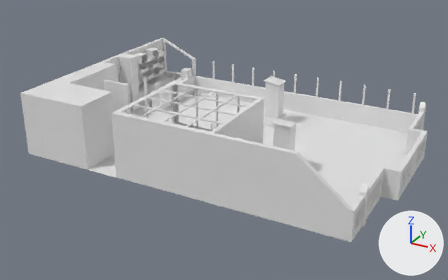
One commit to the glTF model public/models/baked.glb: the scene before it, then after it.
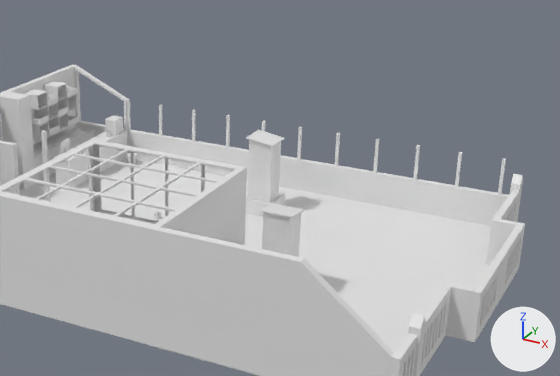
There are two pictures of each version: one whole from a 50 mm camera at (36.3, -59.0, 28.4) aimed at (6.2, -4.3, 1.0), one close up on the part from 27% to 100% of the width and 0% to 79% of the height. Arrows for +X, +Y and +Z are at lower right; the lights stay in place. Where no turn or scale is listed for an object, it has been applied to the vertices. Vertices at the same position are counted once.

The first close-up shows 'base.020', 'promoBooth'.
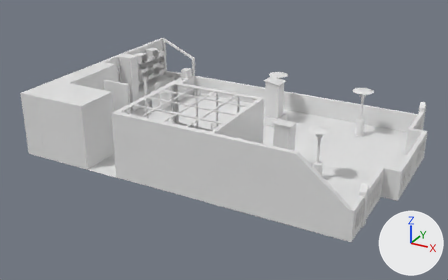
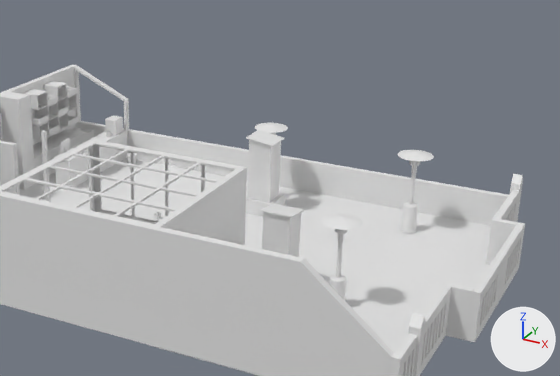
Where the newer file only moved an object's origin or applied its transform, the numbers keep the older frame.

Pixel boxes [x1, y1, x2, y2] of what changed, in the close-ups (560 x 376 px):
part 1 of me_plane_049, added
    after: [400, 161, 420, 233]
part 2 of me_plane_049, added
    after: [329, 229, 347, 300]
part 3 of me_plane_049, added
    after: [255, 123, 288, 133]
part 4 of me_plane_049, added
    after: [398, 150, 434, 161]
part 5 of me_plane_049, deleted
    before: [47, 99, 506, 195]

The change in detail:
me_plane_049 is used by ob_base_020; location (14.59, -11.48, 0.02).
me_plane_049 had 1943 vertices, 2784 faces and spanned x -26.3..11.4, y -4.1..22.0, z 0.0..6.9.
me_plane_049 now has 2827 vertices, 4424 faces and spans x -26.3..11.4, y -4.1..22.0, z 0.0..6.9.
me_plane_049 part 1: a new loose piece of 300 vertices spanning x 2.9..4.0, y 17.5..18.6, z 0.0..5.2.
me_plane_049 part 2: a new loose piece of 300 vertices spanning x 2.7..3.8, y 4.5..5.6, z 0.0..5.2.
me_plane_049 part 3: a new loose piece of 26 vertices spanning x -8.5..-6.2, y 17.8..20.2, z 5.4..5.7.
me_plane_049 part 4: a new loose piece of 26 vertices spanning x 2.3..4.6, y 16.9..19.2, z 5.4..5.7.
me_plane_049 part 5: 12 loose pieces with 96 vertices, spanning x -25.1..8.5, y 16.3..21.8, z 2.1..4.8, are deleted.
